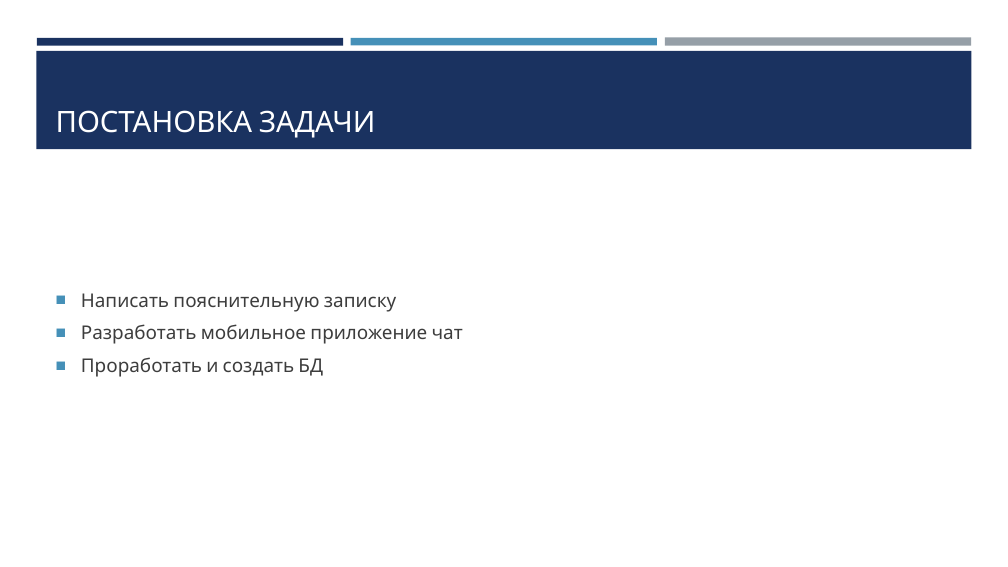
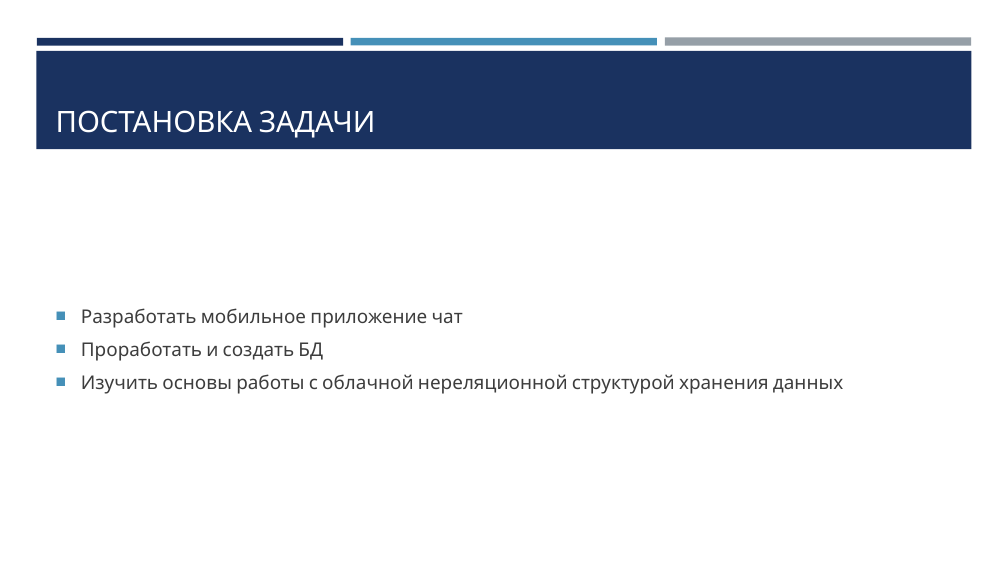
Before and after one commit to btwlav/ChatTutorial1, a slide deck: slide 2 of shemas/Выступление.pptx. Drawn at 1008x567 pixels with LibreOffice and Linux fonts; fonts in the diff are those of the drawing. Boxes give left, top, right and bottom in pixels: in the first picture for what was removed or moved away, otherwise in the second. Text is boxed around its words. In the diff, an @@ line names an element or a change of style, - is before the commit and + after.

```diff
--- a/shemas/Выступление.pptx
+++ b/shemas/Выступление.pptx
@@ text at (81,293,396,312): paragraph removed @@
-■ Написать пояснительную записку
@@ text at (81,374,843,394): paragraph added @@
+■ Изучить основы работы с облачной нереляционной структурой хранения данных
```
Also in this commit, not shown: 2 other slides changed, 3 slides added, 1 slide removed.
